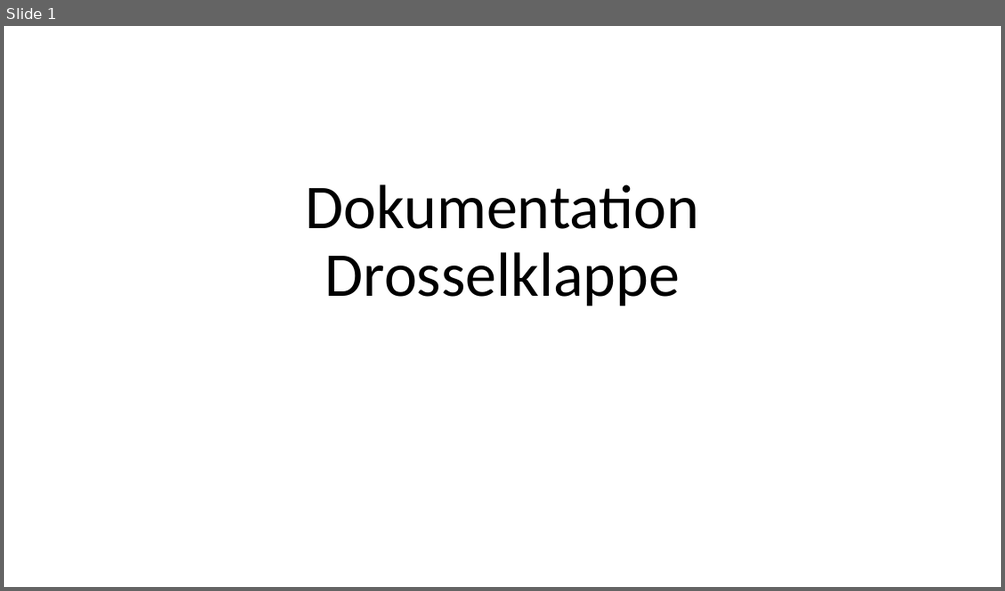
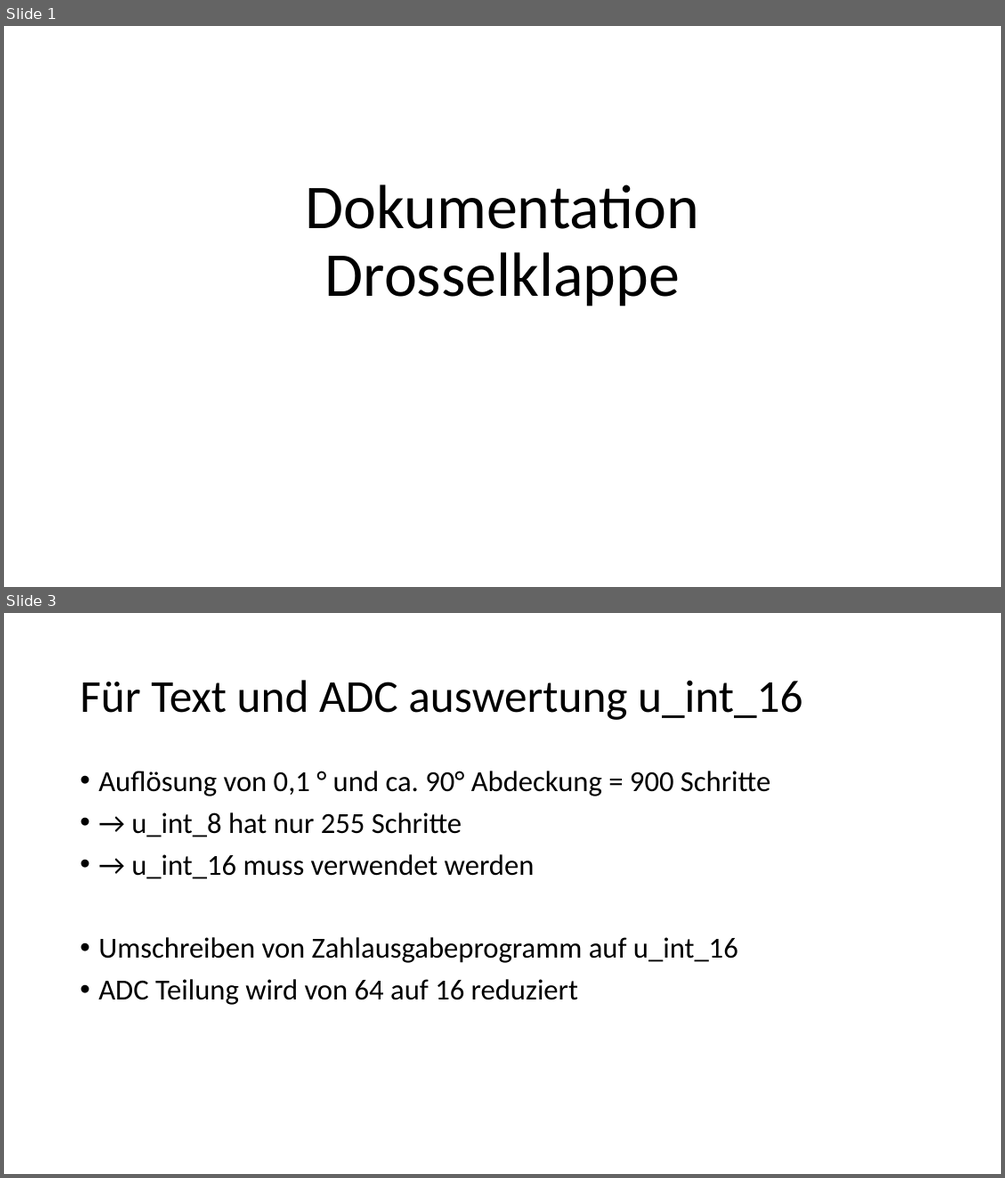
Before and after one commit to Fiernen/DrosselklappenRegelung, a slide deck: PowerPoint Doku.pptx. Shown one above the other, each under a label of ours: slide 1 before the commit, slides 1 and 3 after it; the slides between them are not shown. The pictures are 1005x591 and 1005x1178 pixels, drawn with LibreOffice and Linux fonts; fonts in the diff are those of the drawing. Boxes give left, top, right and bottom in pixels: in the first picture for what was removed or moved away, otherwise in the second. Text is boxed around its words. In the diff, an @@ line names an element or a change of style, - is before the commit and + after.

```diff
--- a/PowerPoint Doku.pptx
+++ b/PowerPoint Doku.pptx
@@ slide 3 added at <box>4,613,1001,1174</box>, background #FFFFFF @@
@@ title added at <box>80,680,802,720</box>, 44 pt, text #000000 @@
+Für Text und ADC auswertung u_int_16
@@ text added at <box>98,771,770,1005</box>, 28 pt, text #000000 @@
+• Auflösung von 0,1 ° und ca. 90° Abdeckung = 900 Schritte
+• → u_int_8 hat nur 255 Schritte
+• → u_int_16 muss verwendet werden
+• Umschreiben von Zahlausgabeprogramm auf u_int_16
+• ADC Teilung wird von 64 auf 16 reduziert
```
Also in this commit, not shown: 1 slide changed.
